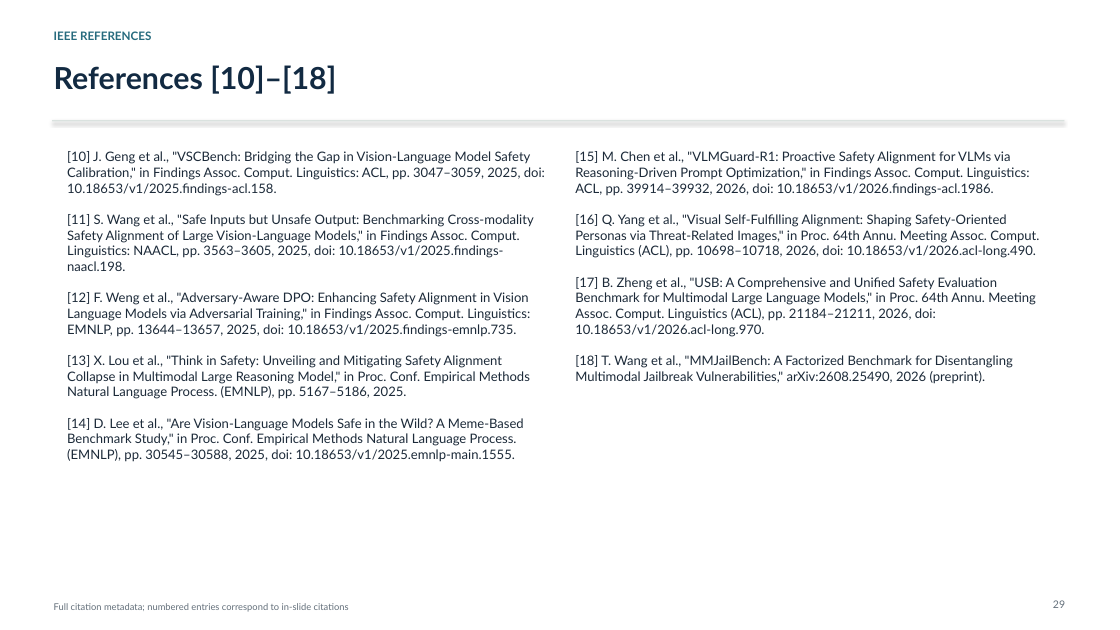
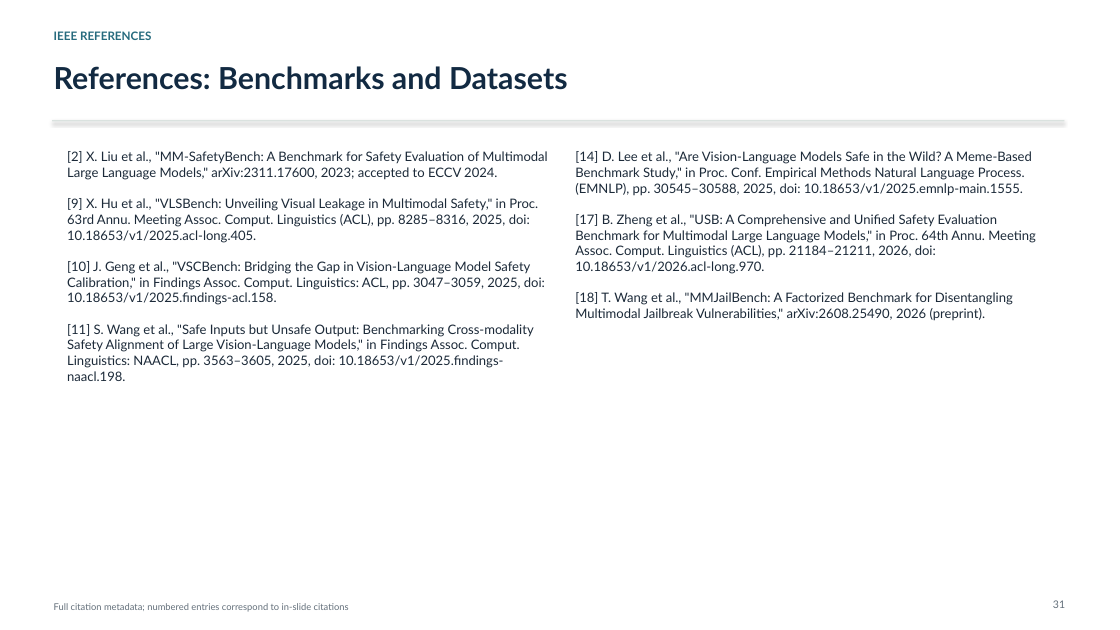
Before and after one commit to dev4-gpt/blissful-bose, a slide deck: slide 31 of presentation/VLM_Safety_Alignment_Research_Proposal.pptx (slide 29 before the commit). Drawn at 1120x630 pixels with LibreOffice and Linux fonts; fonts in the diff are those of the drawing. Boxes give left, top, right and bottom in pixels: in the first picture for what was removed or moved away, otherwise in the second. Text is boxed around its words. In the diff, an @@ line names an element or a change of style, - is before the commit and + after.

Commit message:
Group VLM safety references and add paper reading guide

```diff
--- a/presentation/VLM_Safety_Alignment_Research_Proposal.pptx
+++ b/presentation/VLM_Safety_Alignment_Research_Proposal.pptx
@@ text at [54,66,568,90]: text changed @@
-References [10]–[18]
+References: Benchmarks and Datasets
@@ text at [67,151,547,381]: text changed @@
-[10] J. Geng et al., "VSCBench: Bridging the Gap in Vision-Language Model Safety Calibration," in Findings Assoc. Comput. Linguistics: ACL, pp. 3047–3059, 2025, doi: 10.18653/v1/2025.findings-acl.158.
-[11] S. Wang et al., "Safe Inputs but Unsafe Output: Benchmarking Cross-modality Safety Alignment of Large Vision-Language Models," in Findings Assoc. Comput. Linguistics: NAACL, pp. 3563–3605, 2025, doi: 10.18653/v1/2025.findings-naacl.198.
-[12] F. Weng et al., "Adversary-Aware DPO: Enhancing Safety Alignment in Vision Language Models via Adversarial Training," in Findings Assoc. Comput. Linguistics: EMNLP, pp. 13644–13657, 2025, doi: 10.18653/v1/2025.findings-emnlp.735.
-[13] X. Lou et al., "Think in Safety: Unveiling and Mitigating Safety Alignment Collapse in Multimodal Large Reasoning Model," in Proc. Conf. Empirical Methods Natural Language Process. (EMNLP), pp. 5167–5186, 2025.
-[14] D. Lee et al., "Are Vision-Language Models Safe in the Wild? A Meme-Based Benchmark Study," in Proc. Conf. Empirical Methods Natural Language Process. (EMNLP), pp. 30545–30588, 2025, doi: 10.18653/v1/2025.emnlp-main.1555.
+[2] X. Liu et al., "MM-SafetyBench: A Benchmark for Safety Evaluation of Multimodal Large Language Models," arXiv:2311.17600, 2023; accepted to ECCV 2024.
+[9] X. Hu et al., "VLSBench: Unveiling Visual Leakage in Multimodal Safety," in Proc. 63rd Annu. Meeting Assoc. Comput. Linguistics (ACL), pp. 8285–8316, 2025, doi: 10.18653/v1/2025.acl-long.405.
+[10] J. Geng et al., "VSCBench: Bridging the Gap in Vision-Language Model Safety Calibration," in Findings Assoc. Comput. Linguistics: ACL, pp. 3047–3059, 2025, doi: 10.18653/v1/2025.findings-acl.158.
+[11] S. Wang et al., "Safe Inputs but Unsafe Output: Benchmarking Cross-modality Safety Alignment of Large Vision-Language Models," in Findings Assoc. Comput. Linguistics: NAACL, pp. 3563–3605, 2025, doi: 10.18653/v1/2025.findings-naacl.198.
@@ text at [575,151,1036,321]: text changed @@
-[15] M. Chen et al., "VLMGuard-R1: Proactive Safety Alignment for VLMs via Reasoning-Driven Prompt Optimization," in Findings Assoc. Comput. Linguistics: ACL, pp. 39914–39932, 2026, doi: 10.18653/v1/2026.findings-acl.1986.
-[16] Q. Yang et al., "Visual Self-Fulfilling Alignment: Shaping Safety-Oriented Personas via Threat-Related Images," in Proc. 64th Annu. Meeting Assoc. Comput. Linguistics (ACL), pp. 10698–10718, 2026, doi: 10.18653/v1/2026.acl-long.490.
-[17] B. Zheng et al., "USB: A Comprehensive and Unified Safety Evaluation Benchmark for Multimodal Large Language Models," in Proc. 64th Annu. Meeting Assoc. Comput. Linguistics (ACL), pp. 21184–21211, 2026, doi: 10.18653/v1/2026.acl-long.970.
-[18] T. Wang et al., "MMJailBench: A Factorized Benchmark for Disentangling Multimodal Jailbreak Vulnerabilities," arXiv:2608.25490, 2026 (preprint).
+[14] D. Lee et al., "Are Vision-Language Models Safe in the Wild? A Meme-Based Benchmark Study," in Proc. Conf. Empirical Methods Natural Language Process. (EMNLP), pp. 30545–30588, 2025, doi: 10.18653/v1/2025.emnlp-main.1555.
+[17] B. Zheng et al., "USB: A Comprehensive and Unified Safety Evaluation Benchmark for Multimodal Large Language Models," in Proc. 64th Annu. Meeting Assoc. Comput. Linguistics (ACL), pp. 21184–21211, 2026, doi: 10.18653/v1/2026.acl-long.970.
+[18] T. Wang et al., "MMJailBench: A Factorized Benchmark for Disentangling Multimodal Jailbreak Vulnerabilities," arXiv:2608.25490, 2026 (preprint).
@@ text at [1053,600,1065,608]: text changed @@
-29
+31
```
Also in this commit, not shown: 2 other slides changed, 1 slide added, 5 other files.
